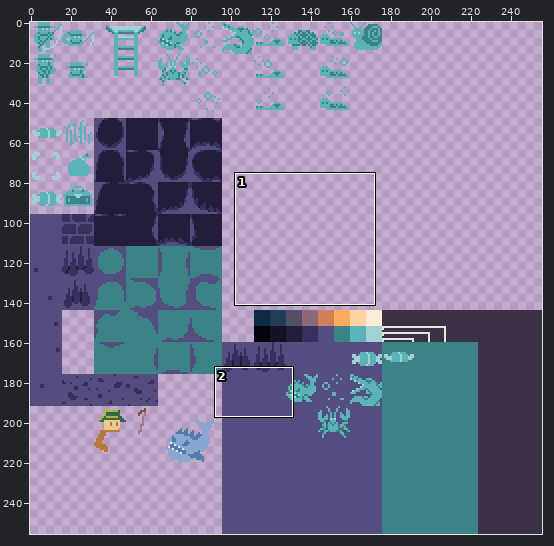
File history of a sprite sheet, assets/sprites.png. Above: a wide view before the commit, with the close-up outlined.
Close-up. First the earlier version:
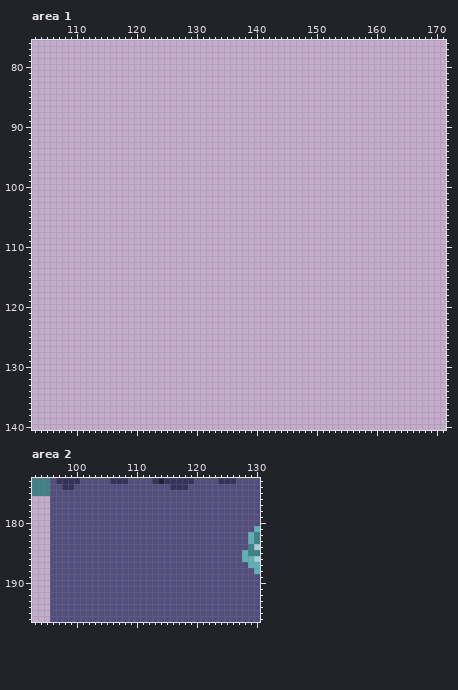
The file is 256x256 pixels. Colours within 5 levels of each other are drawn and written as one. Shown: area 1: x 103..171, y 76..140; area 2: x 93..130, y 173..196. The commit also changed other parts of the picture, which this record leaves out.
Now the later version:
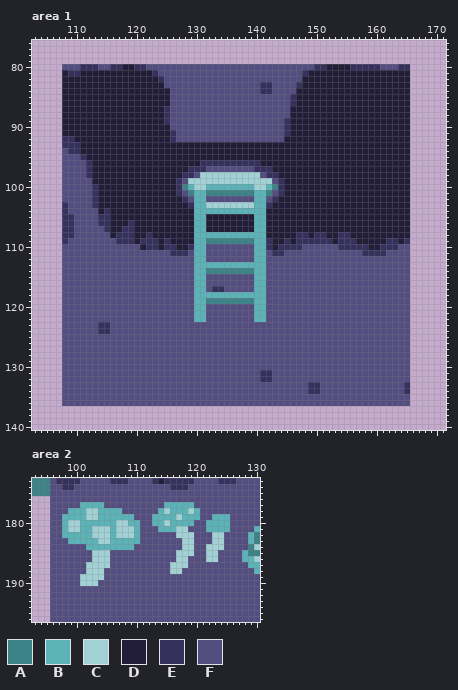
Palette (. is transparent): A #3c8286  B #5bb2b7  C #a1d1d4  D #221e3a  E #36305d  F #534d80
What changed:
Changed rows in their new state; - is an unchanged pixel.
Area 1:
first column x 108:
 80 FFFEEEFFEEDDEEFFFFFFFFFFFFFFFFFFFFFFFFFFFFEEDDDDEEEEEFFFEE
 81 DEEDDDDDDDDDDDDEFFFFFFFFFFFFFFFFFFFFFFFFEDDDDDDDDDDDDDDDDD
 82 DDDDDDDDDDDDDDDDEFFFFFFFFFFFFFFFFFFFFFFFDDDDDDDDDDDDDDDDDD
 83 DDDDDDDDDDDDDDDDDFFFFFFFFFFFFFFFFEEFFFFEDDDDDDDDDDDDDDDDDD
 84 DDDDDDDDDDDDDDDDDDFFFFFFFFFFFFFFFEEFFFFDDDDDDDDDDDDDDDDDDD
 85 DDDDDDDDDDDDDDDDDDFFFFFFFFFFFFFFFFFFFFEDDDDDDDDDDDDDDDDDDD
 86 DDDDDDDDDDDDDDDDDDFFFFFFFFFFFFFFFFFFFFEDDDDDDDDDDDDDDDDDDD
 87 DDDDDDDDDDDDDDDDDEFFFFFFFFFFFFFFFFFFFFDDDDDDDDDDDDDDDDDDDD
 88 DDDDDDDDDDDDDDDDDEFFFFFFFFFFFFFFFFFFFFDDDDDDDDDDDDDDDDDDDD
 89 DDDDDDDDDDDDDDDDDEFFFFFFFFFFFFFFFFFFFEDDDDDDDDDDDDDDDDDDDD
 90 DDDDDDDDDDDDDDDDDDFFFFFFFFFFFFFFFFFFFEDDDDDDDDDDDDDDDDDDDD
 91 DDDDDDDDDDDDDDDDDDEFFFFFFFFFFFFFFFFFFEDDDDDDDDDDDDDDDDDDDD
 92 EEDDDDDDDDDDDDDDDDEFFFFFFFFFFFFFFFFFFDDDDDDDDDDDDDDDDDDDDD
 93 EEEDDDDDDDDDDDDDDDDDDDDDDDDDDDDDDDDDDDDDDDDDDDDDDDDDDDDDDD
 94 FEEDDDDDDDDDDDDDDDDDDDDDDDDDDDDDDDDDDDDDDDDDDDDDDDDDDDDDDD
 95 FFFEDDDDDDDDDDDDDDDDDDDDDDDDDDDDDDDDDDDDDDDDDDDDDDDDDDDDDD
 96 FFFFEDDDDDDDDDDDDDDDDDDEEEEEEEEEEDDDDDDDDDDDDDDDDDDDDDDDDD
 97 FFFFEDDDDDDDDDDDDDDDDEEEFFFFFFFFEEEDDDDDDDDDDDDDDDDDDDDDDD
 98 FFFFEDDDDDDDDDDDDDDDEEFCCCCCCCCCCFEEDDDDDDDDDDDDDDDDDDDDDD
 99 FFFFFDDDDDDDDDDDDDDEFCCCCCCCCCCCCCCFEDDDDDDDDDDDDDDDDDDDDD
100 FFFFFEDDDDDDDDDDDDDEABCCBBBBBBBBCCBAEDDDDDDDDDDDDDDDDDDDDD
101 FFFFFEDDDDDDDDDDDDDEFABBAAAAAAAABBAFEDDDDDDDDDDDDDDDDDDDDD
102 FFFFFEDDDDDDDDDDDDDDEFBBFFFFFFFFBBFEDDDDDDDDDDDDDDDDDDDDDD
103 EFFFFEDDDDDDDDDDDDDDDEBBCCCCCCCCBBEDDDDDDDDDDDDDDDDDDDDDDD
104 EFFFFFDEDDDDDDDDDDDDDDBBBBBBBBBBBBDDDDDDDDDDDDDDDDDDDDDDDD
105 EEFFFFEEDDDDDDDDDDDDDDBBDDDDDDDDBBDDDDDDDDDDDDDDDDDDDDDDDD
106 EEFFFFEEDDDEDDDDDDDDDDBBDDDDDDDDBBDDDDDDDDDDDDDDDDDDDDDDDD
107 EEFFFFFEDDEEDDDDDDDDDDBBDDDDDDDDBBDDDDDDDDDDDDDDDDDDDDDDDD
108 EEFFFFFFDEEEDDEDDDDDDDBBBBBBBBBBBBDDDDDEEDEEDDEEDDDDDDDDDD
109 EFFFFFFFFEEEDEEEDEDDDDBBAAAAAAAABBEDDEDEEEEEEDEEEDDDDDEEDE
110 FFFFFFFFFFFFFDEEDEEDDEBBFFFFFFFFBBEDEEEEFFFFFFEEEEEDDEEEFF
111 FFFFFFFFFFFFFFFFFFEEEFBBFFFFFFFFBBFEEFFFFFFFFFFFFFEEEEFFFF
112 FFFFFFFFFFFFFFFFFFFFFFBBFFFFFFFFBBFFFFFFFFFFFFFFFFFFFFFFFF
113 FFFFFFFFFFFFFFFFFFFFFFBBBBBBBBBBBBFFFFFFFFFFFFFFFFFFFFFFFF
114 FFFFFFFFFFFFFFFFFFFFFFBBAAAAAAAABBFFFFFFFFFFFFFFFFFFFFFFFF
115 FFFFFFFFFFFFFFFFFFFFFFBBFFFFFFFFBBFFFFFFFFFFFFFFFFFFFFFFFF
116 FFFFFFFFFFFFFFFFFFFFFFBBFFFFFFFFBBFFFFFFFFFFFFFFFFFFFFFFFF
117 FFFFFFFFFFFFFFFFFFFFFFBBFEEFFFFFBBFFFFFFFFFFFFFFFFFFFFFFFF
118 FFFFFFFFFFFFFFFFFFFFFFBBBBBBBBBBBBFFFFFFFFFFFFFFFFFFFFFFFF
119 FFFFFFFFFFFFFFFFFFFFFFBBAAAAAAAABBFFFFFFFFFFFFFFFFFFFFFFFF
120 FFFFFFFFFFFFFFFFFFFFFFBBFFFFFFFFBBFFFFFFFFFFFFFFFFFFFFFFFF
121 FFFFFFFFFFFFFFFFFFFFFFBBFFFFFFFFBBFFFFFFFFFFFFFFFFFFFFFFFF
122 FFFFFFFFFFFFFFFFFFFFFFBBFFFFFFFFBBFFFFFFFFFFFFFFFFFFFFFFFF
123 FFFFFFEEFFFFFFFFFFFFFFFFFFFFFFFFFFFFFFFFFFFFFFFFFFFFFFFFFF
124 FFFFFFEEFFFFFFFFFFFFFFFFFFFFFFFFFFFFFFFFFFFFFFFFFFFFFFFFFF
125 FFFFFFFFFFFFFFFFFFFFFFFFFFFFFFFFFFFFFFFFFFFFFFFFFFFFFFFFFF
126 FFFFFFFFFFFFFFFFFFFFFFFFFFFFFFFFFFFFFFFFFFFFFFFFFFFFFFFFFF
127 FFFFFFFFFFFFFFFFFFFFFFFFFFFFFFFFFFFFFFFFFFFFFFFFFFFFFFFFFF
128 FFFFFFFFFFFFFFFFFFFFFFFFFFFFFFFFFFFFFFFFFFFFFFFFFFFFFFFFFF
129 FFFFFFFFFFFFFFFFFFFFFFFFFFFFFFFFFFFFFFFFFFFFFFFFFFFFFFFFFF
130 FFFFFFFFFFFFFFFFFFFFFFFFFFFFFFFFFFFFFFFFFFFFFFFFFFFFFFFFFF
131 FFFFFFFFFFFFFFFFFFFFFFFFFFFFFFFFFEEFFFFFFFFFFFFFFFFFFFFFFF
132 FFFFFFFFFFFFFFFFFFFFFFFFFFFFFFFFFEEFFFFFFFFFFFFFFFFFFFFFFF
133 FFFFFFFFFFFFFFFFFFFFFFFFFFFFFFFFFFFFFFFFFEEFFFFFFFFFFFFFFE
134 FFFFFFFFFFFFFFFFFFFFFFFFFFFFFFFFFFFFFFFFFEEFFFFFFFFFFFFFFE
135 FFFFFFFFFFFFFFFFFFFFFFFFFFFFFFFFFFFFFFFFFFFFFFFFFFFFFFFFFF
136 FFFFFFFFFFFFFFFFFFFFFFFFFFFFFFFFFFFFFFFFFFFFFFFFFFFFFFFFFF
Area 2:
first column x 98:
177 ---BBBB----------BBBBB------
178 -BBBCCBBBB------BCBBBCB-----
179 BBBBCCBBBBBB---BBBBCBBB--BBB
180 BCCBBBBBBCCBB--BBCBBBB--BBBB
181 BCCBBCCCBCCCB---BBBCC---BBBB
182 BBBBBCCCBCCCB------CCC---CC-
183 -BBBBBCCBBBBB-------CC---CC-
184 ----BBBBBBBB--------CC--CCC-
185 -----CCC-----------CCC--CC--
186 -----CCC-----------CC---CC--
187 ----CCCC----------CCC-------
188 ----CCC-----------CC--------
189 ---CCCC---------------------
190 ---CCC----------------------
Pixel boxes of the changes (left, top, right, bottom) in both close-ups:
added: (62, 64, 410, 406)
changed: (62, 502, 230, 586)
